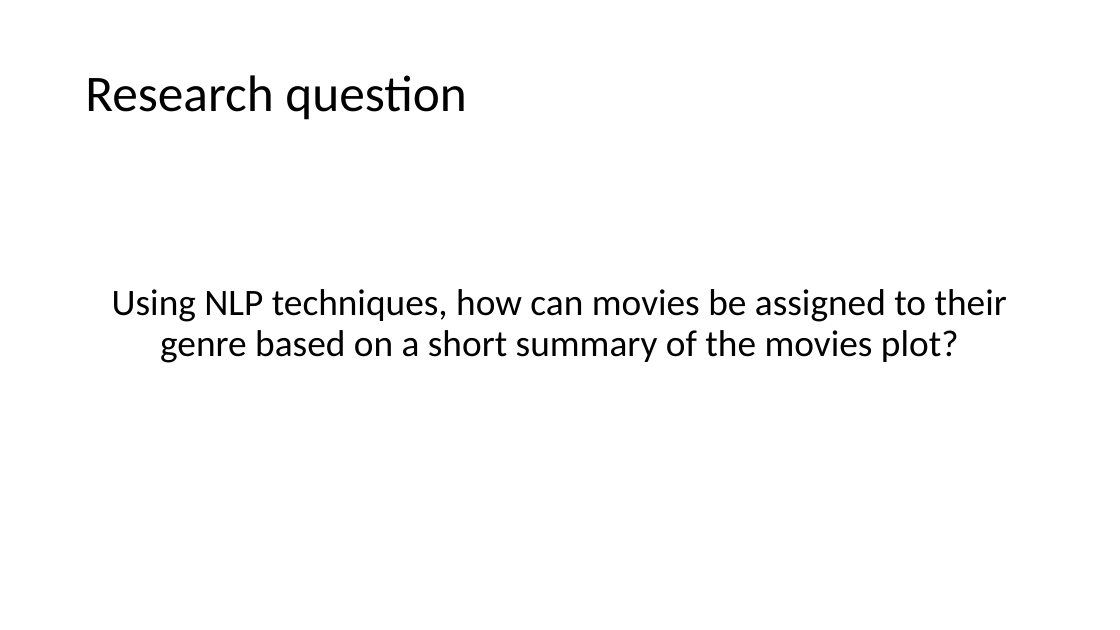
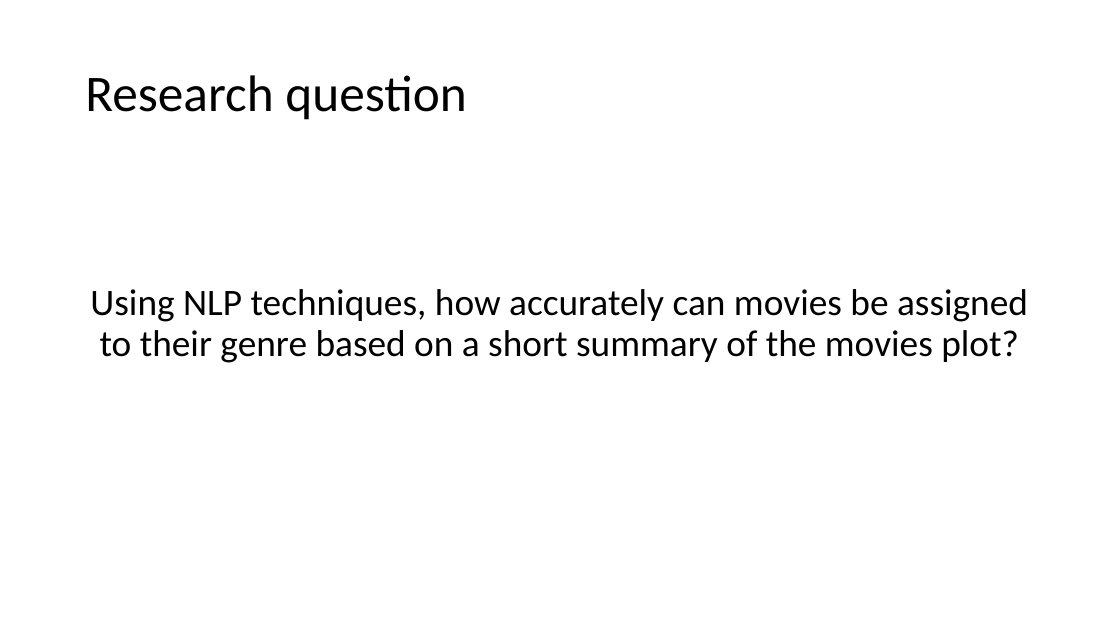
Before and after one commit to MatthiasRemta/NLP_Project, a slide deck: slide 3 of Presentations/session2.pptx. Drawn at 1120x630 pixels with LibreOffice and Linux fonts; fonts in the diff are those of the drawing; background and template pictures are left out. Boxes give left, top, right and bottom in pixels: in the first picture for what was removed or moved away, otherwise in the second. Text is boxed around its words. In the diff, an @@ line names an element or a change of style, - is before the commit and + after.

Commit message:
1st_presentation

```diff
--- a/Presentations/session2.pptx
+++ b/Presentations/session2.pptx
@@ text at box(90, 289, 1028, 363): text changed @@
-Using NLP techniques, how can movies be assigned to their genre based on a short summary of the movies plot?
+Using NLP techniques, how accurately can movies be assigned to their genre based on a short summary of the movies plot?
```
